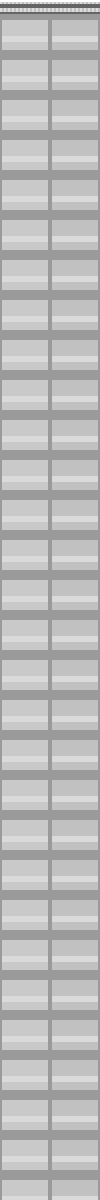
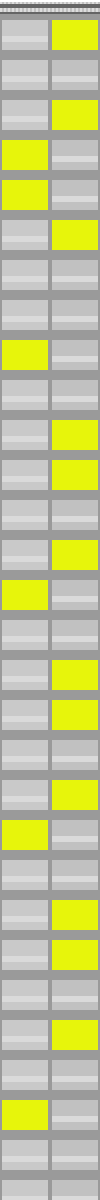
Revision of a layered 100 × 1200 image; what changed, layer by layer:
painted on "Ebene 6" over [2, 20, 98, 1130]
